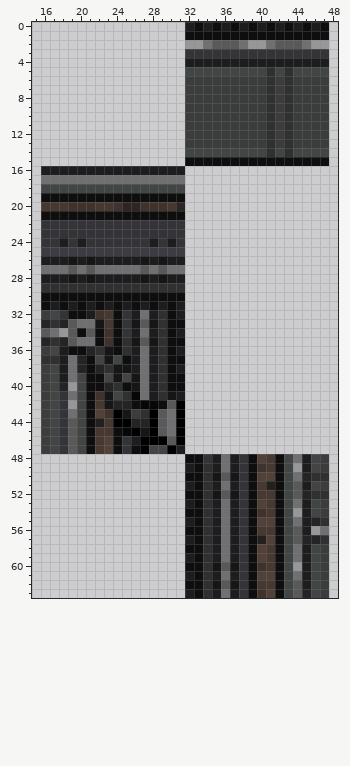
Pixel-art sprite: Resources/Textures/Structures/Walls/solid.rsi/solid3.png. The first picture shows the starting point.
The file is 64x64 pixels. Colours within 5 levels of each other are drawn and written as one. Shown: x 15..48, y 0..63.
Now the later version:
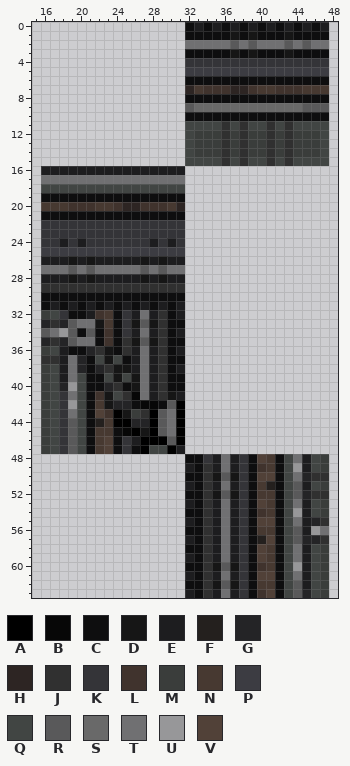
Palette (. is transparent): A #000000  B #070707  C #0e0e0f  D #161616  E #1d1d1f  F #24201e  G #242426  H #2d2523  J #303030  K #343438  L #40332d  M #3a3d3b  N #473931  P #3c3c42  Q #414543  R #59595a  S #696969  T #707072  U #979799  V #514138
From old to new:
The edit turns colour E into colour C in row 0 at x 32, 34, 36, 38, 40, 42, 44 and 46.
The edit turns colour J into colour C in row 6 at x 41 and 43; in row 8 at x 41 and 43; in row 10 at x 41 and 43.
The edit turns colour K into colour C in row 3 at x 32 to 36, 38, 40 to 42 and 44 to 47.
The edit turns colour M into colour C in row 6 at x 32 to 40, 42 and 44 to 47; in row 8 at x 32 to 40, 42 and 44 to 47; in row 10 at x 32 to 40, 42 and 44 to 47.
The edit turns colour C into colour D in row 1 at x 37, 39 and 43.
The edit turns colour K into colour D in row 3 at x 37, 39 and 43.
The edit turns colour C into colour E in row 0 at x 33, 35, 37, 39, 41, 43, 45 and 47.
The edit turns colour M into colour H in row 7 at x 32 and 37 to 38.
The edit turns colour C into colour J in row 15 at x 36, 38, 41 and 43.
The edit turns colour M into colour J in rows 11 to 13 at x 36 and 38.
The edit turns colour Q into colour J in row 14 at x 36 and 38.
The edit turns colour E into colour K in row 4 at x 32 to 47.
The edit turns colour J into colour L in row 7 at x 43.
The edit turns colour M into colour L in row 7 at x 34 to 36, 39, 42 and 44.
The edit turns colour Q into colour M in row 14 at x 33 to 35, 37, 39 to 40, 42 and 44 to 46.
The edit turns colour J into colour N in row 7 at x 41.
The edit turns colour M into colour N in row 7 at x 33, 40 and 45 to 47.
The edit turns colour J into colour P in row 5 at x 41 and 43.
The edit turns colour Q into colour P in row 5 at x 32 to 40, 42 and 44 to 47.
The edit turns colour C into colour Q in row 15 at x 32 to 35, 37, 39 to 40, 42 and 44 to 47.
The edit turns colour M into colour Q in row 11 at x 32 to 35, 37, 39 to 40, 42 and 44 to 47; in rows 12 to 13 at x 32 and 47.
The edit turns colour M into colour R in row 9 at x 32 and 45 to 47.
The edit turns colour T into colour R in row 2 at x 45.
The edit turns colour U into colour R in row 2 at x 39.
The edit turns colour J into colour S in row 9 at x 41 and 43.
The edit turns colour M into colour S in row 9 at x 33 to 40, 42 and 44.
The edit turns colour R into colour T in row 2 at x 35 to 36, 42 and 44.
The edit turns colour U into colour T in row 2 at x 32 to 33, 40 and 46 to 47.
Changed places in both pictures, as pixel boxes (x1, y1, x2, y2):
changed: (185, 22, 329, 166)
